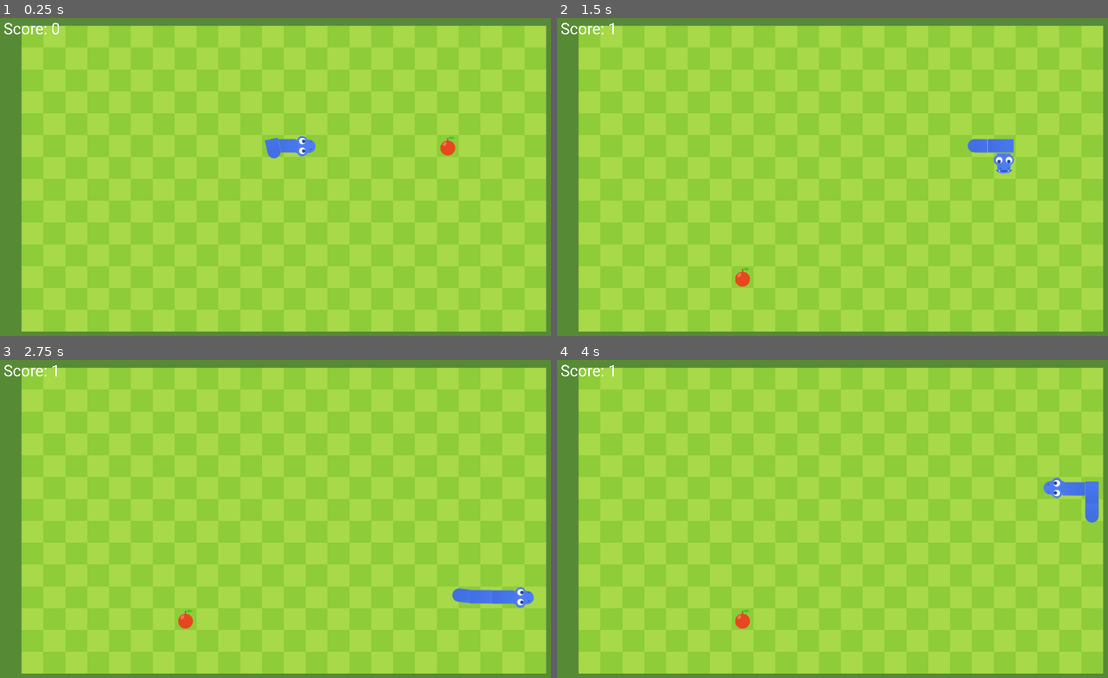
Above: before the commit, frames 1-4 (two rows, left to right).
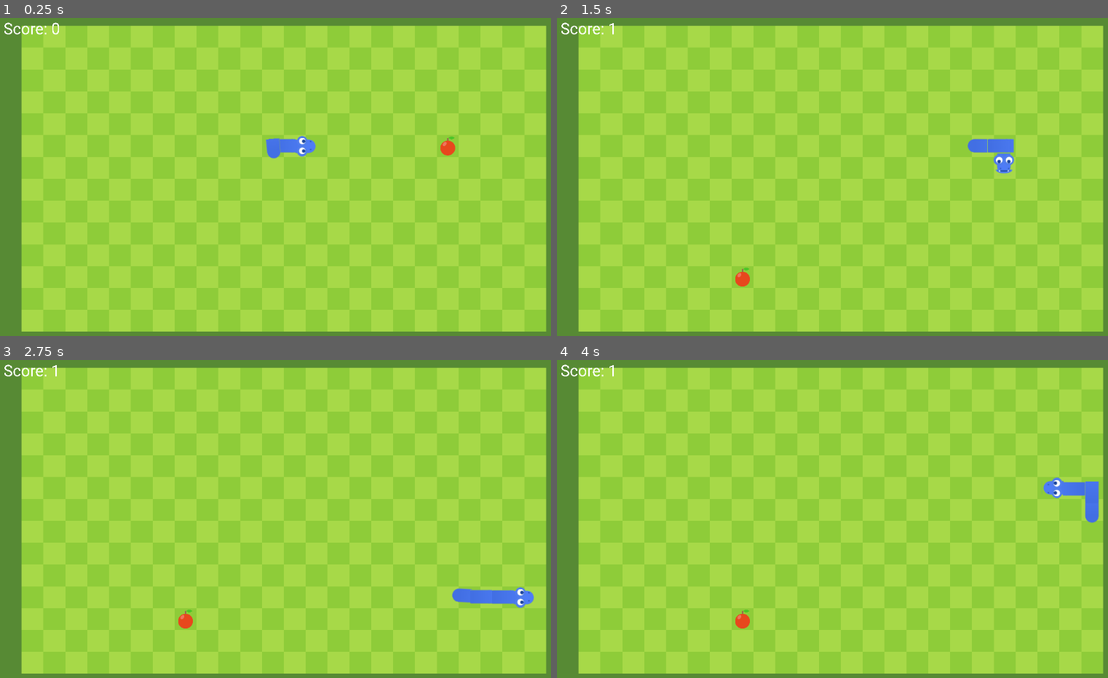
Above: after the commit, the same moments.

Repository: robothaver/GodotSnake
Game: Godot game, scene res://Scenes/game.tscn
Two runs of this game, one before a commit and one after it. Both use one fixed random seed, a clock stepped at 60 frames per second and the inputs below.
Inputs:
- Up to frame 1 (0.25 s): no input
- Up to frame 2 (1.5 s): hold D (MOVE_RIGHT) 0.53-1.28 s; hold S (MOVE_DOWN) from 1.28 s (still down)
- Up to frame 3 (2.75 s): release S (MOVE_DOWN) at 2.03 s; hold D (MOVE_RIGHT) from 2.03 s (still down)
- Up to frame 4 (4 s): release D (MOVE_RIGHT) at 2.78 s; hold W (MOVE_UP) 2.78-3.53 s; hold A (MOVE_LEFT) from 3.53 s (still down)

The runs differ from the first frame. In frame 1, less than 0.1% of the frame differs, in the area x 47-51%, y 37-44%; in frame 2, less than 0.1%; in frame 3, less than 0.1%; in frame 4, less than 0.1%.

Commit message:
Cleaned up code

Diff:
--- a/Scenes/game.tscn
+++ b/Scenes/game.tscn
@@ -48,9 +48,9 @@
 position = Vector2(1, 0)
 moveDistance = 10.0
 turnDuration = 0.15
-rotationSpeed = 25.0
+rotationSpeed = 30.0
 
-[node name="TileMapLayer" type="TileMapLayer" parent="."]
+[node name="BG" type="TileMapLayer" parent="."]
 tile_map_data = PackedByteArray("AADz//v/AAACAAAAAADz//z/AAACAAAAAAD0//v/AAABAAAAAAD0//z/AAAAAAAAAAD1//v/AAAAAAAAAAD1// …(7088 unchanged characters)…
 tile_set = SubResource("TileSet_3dryh")
 collision_enabled = false
--- a/Scripts/game_manager.gd
+++ b/Scripts/game_manager.gd
@@ -1,18 +1,18 @@
 extends Node
 
 
-var score = 0
+var score: int = 0
 @onready var apple = $"../Apple"
 
-func _on_apple_area_shape_entered(area_rid: RID, area: Area2D, area_shape_index: int, local_shape_index: int) -> void:
+func _on_apple_area_shape_entered(area_rid: RID, area, area_shape_index: int, local_shape_index: int) -> void:
 	var rng = RandomNumberGenerator.new()
 	var row = rng.randi_range(0, 13)
 	var col = rng.randi_range(0, 23)
 	apple.global_position = Vector2(-529 + (col * 46), -253 + (row * 46))
-	var scoreLabel = get_node("ScoreLabel")
+	var scoreLabel: Label = get_node("ScoreLabel")
 	score += 1
 	scoreLabel.text = "Score: " + str(score)
 
 
-func _on_world_border_area_shape_entered(area_rid: RID, area: Area2D, area_shape_index: int, local_shape_index: int) -> void:
+func _on_world_border_area_shape_entered(area_rid: RID, area, area_shape_index: int, local_shape_index: int) -> void:
 	get_tree().reload_current_scene()
--- a/Scripts/part.gd
+++ b/Scripts/part.gd
@@ -1,10 +1,10 @@
 class_name Part extends Node2D
 
-var targetPosition = global_position
-var startPosition
-var targetRotation = 0
+var targetPosition: Vector2 = global_position
+var startPosition: Vector2
+var targetRotation: int = 0
 
-func setTargetPosition(newPosition):
+func setTargetPosition(newPosition: Vector2):
 	startPosition = targetPosition
 	targetPosition = newPosition
 
@@ -16,7 +16,6 @@
 	sprite.texture = texture
 	add_child(sprite)
 
-	var area2d: Area2D = Area2D.new()
 	var new_area = Area2D.new()
 	new_area.collision_layer = 2
 	var new_collision = CollisionShape2D.new()
--- a/Scripts/player.gd
+++ b/Scripts/player.gd
@@ -3,12 +3,11 @@
 @export var head: Part
 @export var body: Part
 @export var tail: Part
-@export var moveDistance = 0.01
+@export var moveDistance: float = 0.01
 @export var turnDuration: float = 1
 @export var rotationSpeed: float = 1
-var time = 5;
-var parts = []
-var played = false
+var time: int = 5;
+var parts: Array[Part] = []
 
 const UP = Vector2(0, -1)
 const DOWN = Vector2(0, 1)
@@ -16,23 +15,42 @@
 const RIGHT = Vector2(1, 0)
 
 var direction: Vector2 = RIGHT
-var currentTurnDuration = 0
+var currentTurnDuration: float = 0
 
 func _enter_tree() -> void:
 	parts.append_array([tail, body, head])
 
 func _process(delta: float) -> void:
+	currentTurnDuration -= delta
 	handleInput()
+	tryUpdateTurn()
+	updatePartTransforms(delta)
 
-	currentTurnDuration -= delta
+func handleInput():
+	if Input.is_action_just_pressed("MOVE_DOWN"):
+		if direction != UP:
+			direction = DOWN
+	elif Input.is_action_just_pressed("MOVE_UP"):
+		if direction != DOWN:
+			direction = UP
+	elif Input.is_action_just_pressed("MOVE_LEFT"):
+		if direction != RIGHT:
+			direction = LEFT
+	elif Input.is_action_just_pressed("MOVE_RIGHT"):
+		if direction != LEFT:
+			direction = RIGHT
+
+func tryUpdateTurn():
 	if currentTurnDuration < 0:
 		currentTurnDuration = turnDuration
 		setTargetPositionsForParts()
 		head.setTargetPosition(head.targetPosition + Vector2(direction.x * 46, direction.y * 46))
 
+
+func updatePartTransforms(delta: float):
 	for i in range(parts.size()):
 		var currentPart: Part = parts[i]
-		var targetPosition = currentPart.targetPosition
+		var targetPosition: Vector2 = currentPart.targetPosition
 
 		if targetPosition.x > currentPart.startPosition.x:
 			if currentPart.targetRotation == 270:
@@ -50,19 +68,6 @@
 		currentPart.rotation_degrees = lerpf(currentPart.rotation_degrees, currentPart.targetRotation, rotationSpeed * delta)
 		currentPart.global_position = currentPart.global_position.lerp(targetPosition, moveDistance * delta)
 
-func handleInput():
-	if Input.is_action_just_pressed("MOVE_DOWN"):
-		if direction != UP:
-			direction = DOWN
-	elif Input.is_action_just_pressed("MOVE_UP"):
-		if direction != DOWN:
-			direction = UP
-	elif Input.is_action_just_pressed("MOVE_LEFT"):
-		if direction != RIGHT:
-			direction = LEFT
-	elif Input.is_action_just_pressed("MOVE_RIGHT"):
-		if direction != LEFT:
-			direction = RIGHT
 
 func setTargetPositionsForParts():
 	for i in range(parts.size()):
@@ -73,7 +78,7 @@
 
 func _on_apple_area_shape_entered(area_rid: RID, area: Area2D, area_shape_index: int, local_shape_index: int) -> void:
 	head.play("eat")
-	var newPart = Part.new()
+	var newPart: Part = Part.new()
 	newPart.setAsBody(tail.startPosition)
 	parts.insert(1, newPart)
 	setTargetPositionsForParts()
Not shown, added: Assets/readme/GodotSnake.png.import
